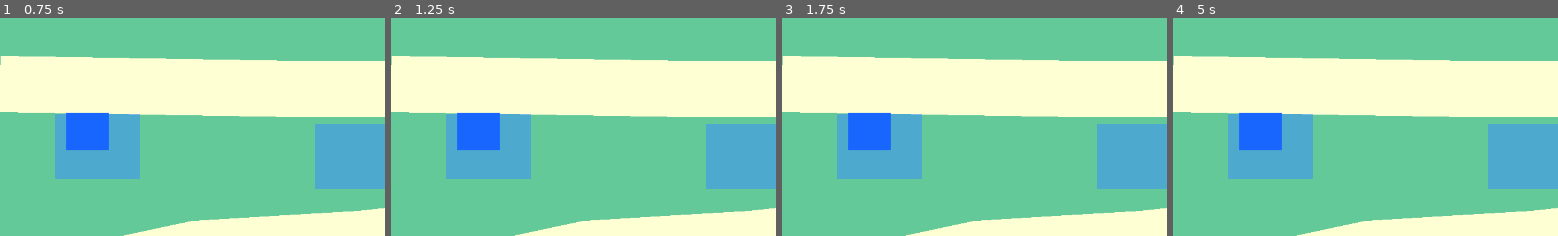
Above: before the commit, frames 1-4 (left to right).
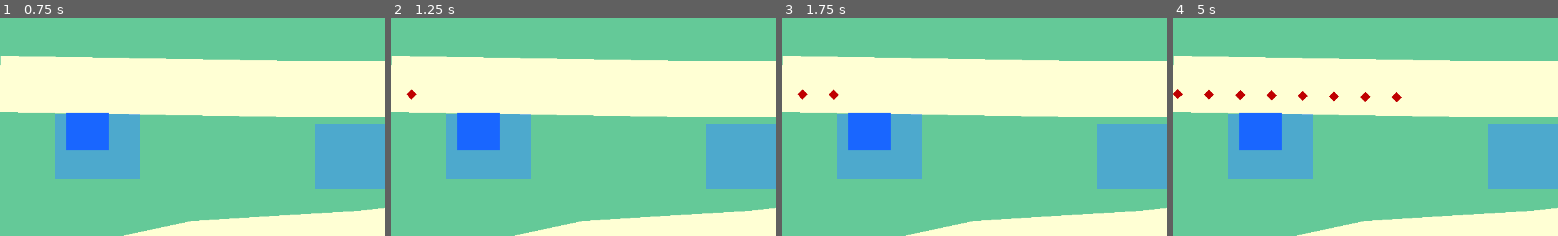
Above: after the commit, the same moments.

Repository: onion-40/candy-carnage
Game: Godot game, scene res://Scenes/main.tscn
Two runs of this game, one before a commit and one after it. Both use one fixed random seed, a clock stepped at 60 frames per second and the inputs below.
Inputs:
- Up to frame 1 (0.75 s): tap Enter at 0.5 s
- Up to frame 2 (1.25 s): no input
- Up to frame 3 (1.75 s): no input
- Up to frame 4 (5 s): no input
The pictures show only the part of the screen within x 0-50%, y 0-50%; the shares and areas given below are measured in that part.

Frame 1 is identical in both runs. In frame 2, less than 0.1% of the frame differs, in the area x 3-7%, y 32-38%; in frame 3, 0.1%; in frame 4, 0.6%, in the area x 0-60%, y 32-39%.

Commit message:
initial lvl 1 complete, needs more logic and randomization
randomization and visual helper for timers, special characters implementation are still missing bcs of no UI designs yet

Diff:
--- a/Scenes/Map.tscn
+++ b/Scenes/Map.tscn
@@ -18,11 +18,11 @@
 uv = PackedVector2Array(-192, -8, -336, 16, -200, 72, -80, 40)
 
 [node name="EnemyPath" type="Path2D" parent="." unique_id=1743500542]
-position = Vector2(-8, 24)
+position = Vector2(16, -40)
 curve = SubResource("Curve2D_7u77a")
 
 [node name="RoadVisual" type="Line2D" parent="EnemyPath" unique_id=225370499]
-position = Vector2(8, -24)
+position = Vector2(-16, 40)
 points = PackedVector2Array(0, 128, 472, 136, 616, 136, 720, 144, 616, 136, 800, 152, 800, 152, 912, 160, 1008, 176, 10 …(371 unchanged characters)…
 width = 90.0
 default_color = Color(0.9971667, 1, 0.83, 1)
--- a/Scripts/ResourceManager.gd
+++ b/Scripts/ResourceManager.gd
@@ -7,9 +7,9 @@
 	eyeballs: int
 )
 
-var bones: int = 30
-var organs: int = 15
-var eyeballs: int = 3
+var bones: int = 100
+var organs: int = 100
+var eyeballs: int = 5
 
 
 func add_resources(
@@ -21,11 +21,7 @@
 	organs += organ_amount
 	eyeballs += eyeball_amount
 
-	inventory_changed.emit(
-		bones,
-		organs,
-		eyeballs
-	)
+	inventory_changed.emit(bones, organs, eyeballs)
 
 
 func can_afford(
@@ -47,21 +43,12 @@
 ) -> bool:
 	var success = false
 
-	if can_afford(
-		bone_cost,
-		organ_cost,
-		eyeball_cost
-	):
+	if can_afford(bone_cost, organ_cost, eyeball_cost):
 		bones -= bone_cost
 		organs -= organ_cost
 		eyeballs -= eyeball_cost
 
-		inventory_changed.emit(
-			bones,
-			organs,
-			eyeballs
-		)
-
+		inventory_changed.emit(bones, organs, eyeballs)
 		success = true
 
 	return success
--- a/Scripts/Scenes/Enemy.gd
+++ b/Scripts/Scenes/Enemy.gd
@@ -14,11 +14,8 @@
 
 func _ready() -> void:
 	health = max_health
-
-	# Allows towers to find enemies.
 	add_to_group("enemies")
 
-	# Keep the enemy facing the same direction.
 	loop = false
 	rotates = false
 
@@ -47,31 +44,13 @@
 	var roll = randi_range(1, 100)
 
 	if roll <= 60:
-		# Common: bones (60% chance)
 		var bone_amount = randi_range(3, 8)
-
-		ResourceManager.add_resources(
-			bone_amount,
-			0,
-			0
-		)
+		ResourceManager.add_resources(bone_amount, 0, 0)
 
 	elif roll <= 95:
-		# Common: organs (35% chance)
 		var organ_amount = randi_range(1, 4)
-
-		ResourceManager.add_resources(
-			0,
-			organ_amount,
-			0
-		)
+		ResourceManager.add_resources(0, organ_amount, 0)
 
 	else:
-		# Rare: eyeballs (5% chance)
 		var eyeball_amount = randi_range(1, 2)
-
-		ResourceManager.add_resources(
-			0,
-			0,
-			eyeball_amount
-		)
+		ResourceManager.add_resources(0, 0, eyeball_amount)
--- a/Scripts/Scenes/Map.gd
+++ b/Scripts/Scenes/Map.gd
@@ -2,8 +2,7 @@
 extends Node2D
 
 const TOWER_SCENE = preload("res://scenes/Towers.tscn")
-
-@export var enemy_scene: PackedScene
+const ENEMY_SCENE = preload("res://scenes/Enemies.tscn")
 
 @onready var enemy_path: Path2D = $EnemyPath
 @onready var spawn_timer: Timer = $EnemySpawnTimer
@@ -13,14 +12,46 @@
 
 
 func _ready() -> void:
+	for spot in tower_spots.get_children():
+		if spot is Marker2D:
+			spot.set_meta("occupied", false)
+			_create_spot_visual(spot)
+
+	spawn_timer.wait_time = 0.5
+	spawn_timer.one_shot = false
 	spawn_timer.timeout.connect(_spawn_enemy)
 	spawn_timer.start()
 
-	for spot in tower_spots.get_children():
-		spot.set_meta("occupied", false)
+	# Temporary test tower.
+	if tower_spots.get_child_count() > 0:
+		var first_spot = tower_spots.get_child(0) as Marker2D
 
-	if tower_spots.get_child_count() > 0:
-		build_laser_at(tower_spots.get_child(0))
+		if first_spot != null:
+			build_laser_at(first_spot)
+
+
+# =====================================
+# TOWER SPOT VISUALS
+# =====================================
+
+func _create_spot_visual(spot: Marker2D) -> void:
+	if spot.has_node("SpotVisual"):
+		return
+
+	var visual = Polygon2D.new()
+	visual.name = "SpotVisual"
+
+	visual.polygon = PackedVector2Array([
+		Vector2(-18, -18),
+		Vector2(18, -18),
+		Vector2(18, 18),
+		Vector2(-18, 18)
+	])
+
+	visual.color = Color(0.2, 0.8, 0.3, 0.65)
+	visual.z_index = -1
+
+	spot.add_child(visual)
 
 
 # =====================================
@@ -28,14 +59,16 @@
 # =====================================
 
 func _spawn_enemy() -> void:
-	if enemy_scene == null:
+	if enemy_path.curve == null:
+		push_warning("EnemyPath has no Curve2D.")
 		return
 
-	var enemies = enemy_scene.instantiate()
+	if enemy_path.curve.get_baked_length() <= 0.0:
+		push_warning("EnemyPath curve is empty. Add points to the path.")
+		return
 
-	# Enemies must be children of EnemyPath
-	# because Enemy uses PathFollow2D.
-	enemy_path.add_child(enemies)
+	var enemy = ENEMY_SCENE.instantiate()
+	enemy_path.add_child(enemy)
 
 
 # =====================================
@@ -57,11 +90,10 @@
 				cost["organs"],
 				cost["eyeballs"]
 			):
+				tower.build_spot = spot
 				add_child(tower)
 
 				tower.global_position = spot.global_position
-				tower.build_spot = spot
-
 				spot.set_meta("occupied", true)
 				success = true
 			else:
@@ -125,8 +157,10 @@
 
 func sell_tower(tower: Node) -> void:
 	if is_instance_valid(tower):
+		var spot = tower.build_spot
+
 		if tower.has_method("sell"):
 			tower.sell()
 
-		if selected_spot == tower.build_spot:
+		if selected_spot == spot:
 			selected_spot = null
--- a/Scripts/Scenes/Towers.gd
+++ b/Scripts/Scenes/Towers.gd
@@ -1,3 +1,4 @@
+
 extends Node2D
 
 enum TowerType {
@@ -17,38 +18,80 @@
 @onready var attack_timer: Timer = $AttackTimer
 @onready var body: Polygon2D = $Body
 
+
 func _ready() -> void:
+	if body.polygon.is_empty():
+		body.polygon = PackedVector2Array([
+			Vector2(-15, -15),
+			Vector2(15, -15),
+			Vector2(15, 15),
+			Vector2(-15, 15)
+		])
+
 	apply_stats()
+
 	attack_timer.timeout.connect(_on_attack_timer_timeout)
 	attack_timer.start()
+
 
 func get_build_cost() -> Dictionary:
 	var cost = {}
 
 	match tower_type:
 		TowerType.LASER:
-			cost = {"bones": 15, "organs": 5, "eyeballs": 0}
+			cost = {
+				"bones": 15,
+				"organs": 5,
+				"eyeballs": 0
+			}
+
 		TowerType.HEAVY_CANNON:
-			cost = {"bones": 25, "organs": 7, "eyeballs": 0}
+			cost = {
+				"bones": 25,
+				"organs": 7,
+				"eyeballs": 0
+			}
 
 	return cost
 
+
 func get_upgrade_cost() -> Dictionary:
-	var cost = {"bones": 0, "organs": 0, "eyeballs": 0}
+	var cost = {
+		"bones": 0,
+		"organs": 0,
+		"eyeballs": 0
+	}
 
 	if level == 1:
 		if tower_type == TowerType.LASER:
-			cost = {"bones": 15, "organs": 10, "eyeballs": 0}
+			cost = {
+				"bones": 15,
+				"organs": 10,
+				"eyeballs": 0
+			}
 		else:
-			cost = {"bones": 35, "organs": 12, "eyeballs": 0}
+			cost = {
+				"bones": 35,
+				"organs": 12,
+				"eyeballs": 0
+			}
 
 	elif level == 2:
 		if tower_type == TowerType.LASER:
-			cost = {"bones": 20, "organs": 15, "eyeballs": 0}
+			cost = {
+				"bones": 20,
+				"organs": 15,
+				"eyeballs": 0
+			}
 		else:
-			cost = {"bones": 50, "organs": 18, "eyeballs": 2}
+			cost = {
+				"bones": 50,
+				"organs": 18,
+				"eyeballs": 2
+			}
 
 	return cost
+
 
 func upgrade() -> bool:
 	var success = false
@@ -67,13 +110,13 @@
 
 	return success
 
+
 func sell() -> void:
 	if not is_sold:
 		is_sold = true
 
 		var cost = get_build_cost()
 
-		# Refund 50% of original build cost, rounded down.
 		ResourceManager.add_resources(
 			int(cost["bones"] / 2),
 			int(cost["organs"] / 2),
@@ -85,12 +128,14 @@
 
 		queue_free()
 
+
 func apply_stats() -> void:
 	if tower_type == TowerType.LASER:
 		attack_range = 220.0 + (level - 1) * 20.0
 		damage = 8 + (level - 1) * 5
 		attack_interval = 0.6
 		body.color = Color(0.1, 0.4, 1.0)
+
 	else:
 		attack_range = 150.0 + (level - 1) * 10.0
 		damage = 25 + (level - 1) * 15
@@ -99,11 +144,13 @@
 
 	attack_timer.wait_time = attack_interval
 
+
 func _on_attack_timer_timeout() -> void:
 	var target = find_nearest_enemy()
 
 	if target != null:
 		target.take_damage(damage)
+
 
 func find_nearest_enemy() -> Node2D:
 	var nearest_enemy: Node2D = null
